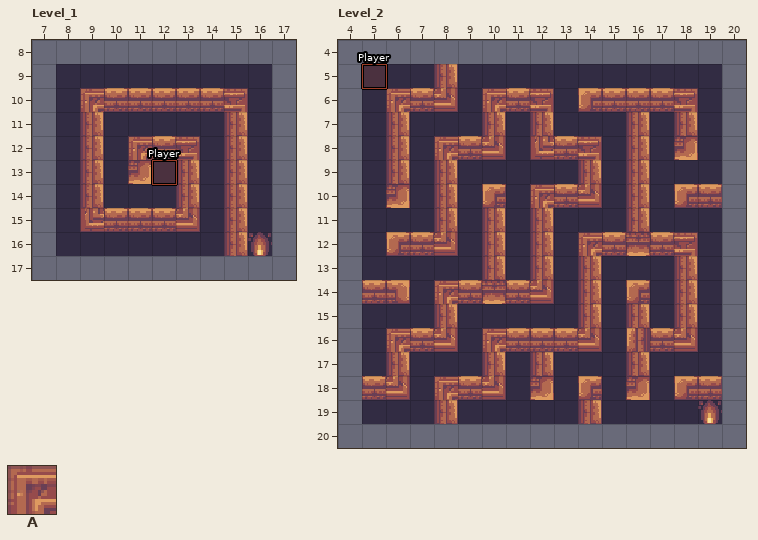
LDtk project: assets/ldtk/tile-based-game.ldtk. The picture above is the old version.
Cells are 16x16 px. Shown: Level_1 x 7..17, y 8..17; Level_2 x 4..20, y 4..20. The old version is drawn lined up with the new one.
Key: from "Walls": A 1 "Wall".
_ is an empty cell.
Layer "Walls" before, Level_1, first column x 7:
 8 ___________
 9 ___________
10 __AAAAAAA__
11 __A_____A__
12 __A_AAA_A__
13 __A_A_A_A__
14 __A___A_A__
15 __AAAAA_A__
16 ________A__
17 ___________
Layer "Walls" before, Level_2, first column x 4:
 4 _________________
 5 ____A____________
 6 __AAA_AAA_AAAAA__
 7 __A___A_A___A_A__
 8 __A_AAA_AAA_A_A__
 9 __A_A_____A_A____
10 __A_A_A_AAA_A_AA_
11 ____A_A_A___A____
12 __AAA_A_A_AAAAA__
13 ______A_A_A___A__
14 _AA_AAAAA_A_A_A__
15 ____A_____A_A_A__
16 __AAA_AAAAA_AAA__
17 __A___A_A___A____
18 _AA_AAA_A_A_A_AA_
19 ____A_____A______
20 _________________
Once edited:
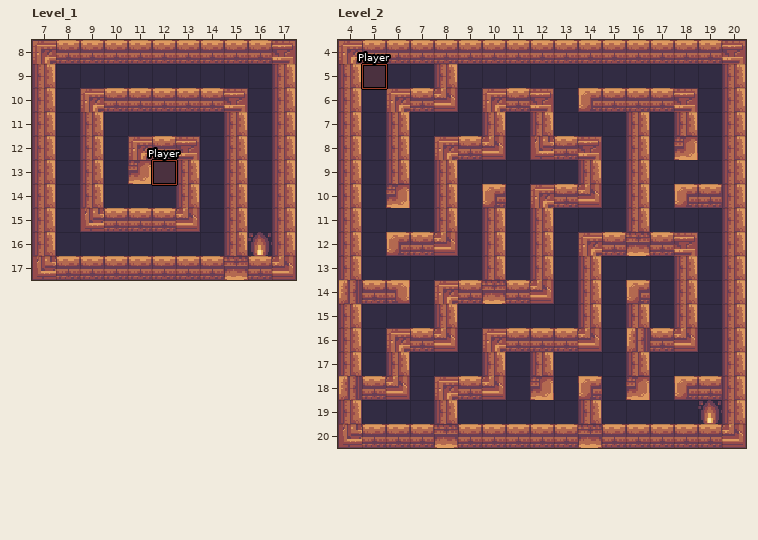
Changes in this commit:
{"change": "Level_1: map size 9x8 -> 25x25 cells (old content now starts at 8,9; both pictures use the new coordinates)"}
{"change": "Level_2: map size 15x15 -> 25x25 cells (old content now starts at 5,5; both pictures use the new coordinates)"}
{"where": "layer \"Walls\", Level_1"}
{"y":8,"x":7,"old":"___________","new":"AAAAAAAAAAA"}
{"y":9,"x":7,"old":"_","new":"A"}
{"y":9,"x":17,"old":"_","new":"A"}
{"y":10,"x":7,"old":"_","new":"A"}
{"y":10,"x":17,"old":"_","new":"A"}
{"y":11,"x":7,"old":"_","new":"A"}
{"y":11,"x":17,"old":"_","new":"A"}
{"y":12,"x":7,"old":"_","new":"A"}
{"y":12,"x":17,"old":"_","new":"A"}
{"y":13,"x":7,"old":"_","new":"A"}
{"y":13,"x":17,"old":"_","new":"A"}
{"y":14,"x":7,"old":"_","new":"A"}
{"y":14,"x":17,"old":"_","new":"A"}
{"y":15,"x":7,"old":"_","new":"A"}
{"y":15,"x":17,"old":"_","new":"A"}
{"y":16,"x":7,"old":"_","new":"A"}
{"y":16,"x":17,"old":"_","new":"A"}
{"y":17,"x":7,"old":"___________","new":"AAAAAAAAAAA"}
{"where": "layer \"Walls\", Level_2"}
{"y":4,"x":4,"old":"_________________","new":"AAAAAAAAAAAAAAAAA"}
{"y":5,"x":4,"old":"_","new":"A"}
{"y":5,"x":20,"old":"_","new":"A"}
{"y":6,"x":4,"old":"_","new":"A"}
{"y":6,"x":20,"old":"_","new":"A"}
{"y":7,"x":4,"old":"_","new":"A"}
{"y":7,"x":20,"old":"_","new":"A"}
{"y":8,"x":4,"old":"_","new":"A"}
{"y":8,"x":20,"old":"_","new":"A"}
{"y":9,"x":4,"old":"_","new":"A"}
{"y":9,"x":20,"old":"_","new":"A"}
{"y":10,"x":4,"old":"_","new":"A"}
{"y":10,"x":20,"old":"_","new":"A"}
{"y":11,"x":4,"old":"_","new":"A"}
{"y":11,"x":20,"old":"_","new":"A"}
{"y":12,"x":4,"old":"_","new":"A"}
{"y":12,"x":20,"old":"_","new":"A"}
{"y":13,"x":4,"old":"_","new":"A"}
{"y":13,"x":20,"old":"_","new":"A"}
{"y":14,"x":4,"old":"_","new":"A"}
{"y":14,"x":20,"old":"_","new":"A"}
{"y":15,"x":4,"old":"_","new":"A"}
{"y":15,"x":20,"old":"_","new":"A"}
{"y":16,"x":4,"old":"_","new":"A"}
{"y":16,"x":20,"old":"_","new":"A"}
{"y":17,"x":4,"old":"_","new":"A"}
{"y":17,"x":20,"old":"_","new":"A"}
{"y":18,"x":4,"old":"_","new":"A"}
{"y":18,"x":20,"old":"_","new":"A"}
{"y":19,"x":4,"old":"_","new":"A"}
{"y":19,"x":20,"old":"_","new":"A"}
{"y":20,"x":4,"old":"_________________","new":"AAAAAAAAAAAAAAAAA"}
